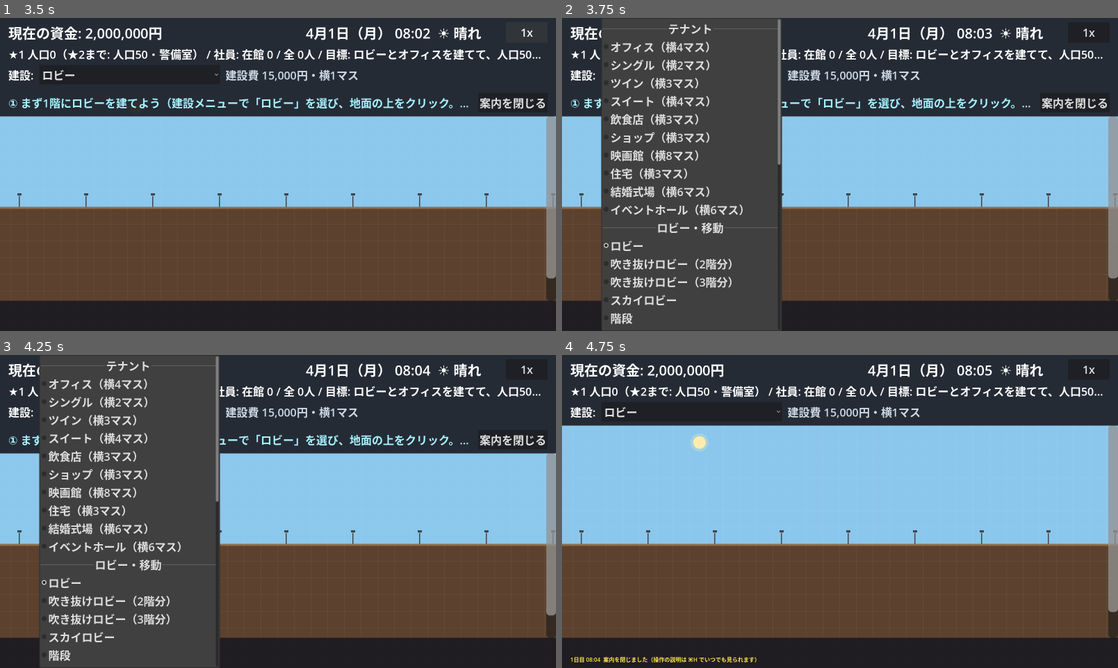
Above: before the commit, frames 1-4 (two rows, left to right).
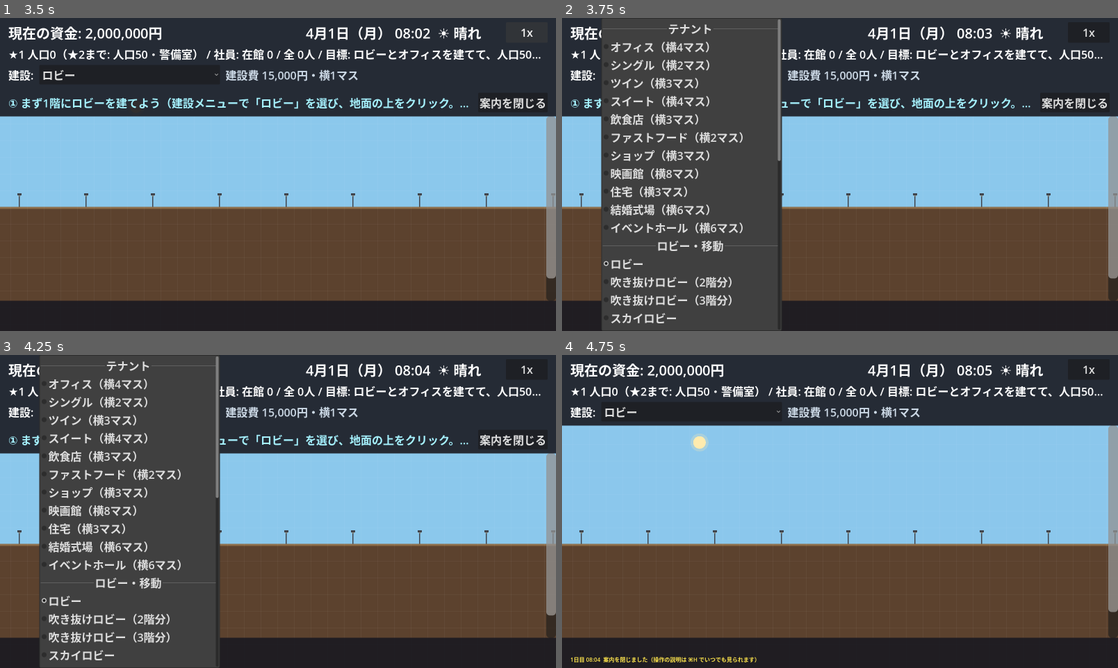
Above: after the commit, the same moments.

Repository: Toshiaki0315/ProjectTower
Game: Godot game, scene res://scenes/main.tscn
The game is run twice, just before and just after one commit, with the same random seed, the same clock (stepped at 60 frames per second) and the same inputs.
Inputs:
- Up to frame 1 (3.5 s): click "はじめから" at 0.5 s; click "1x" at 1.25 s; click "4x" at 2 s; click "16x" at 2.75 s
- Up to frame 2 (3.75 s): click "ロビー" at 3.5 s
- Up to frame 3 (4.25 s): no input
- Up to frame 4 (4.75 s): click "案内を閉じる" at 4.25 s

Frame 1 is identical in both runs. In frame 2, 3.4% of the frame differs, in the area x 7-40%, y 36-98%; in frame 3, 3.4%; in frame 4, nothing differs.

Commit message:
feat: ファストフード（横2マス・食事10分・600円の安くて速い飲食店）
- 横2マス・12万円。食事は10分・600円（飲食店は横3マス・30分・1,000円）
- 社員は昼に飲食店とファストフードのうち一番近い店を選ぶ
- 外からの客（平日3人・休日10人）・騒音・維持費・爆破/火災にも対応
- ゴミの数を「売上÷1,000円」から食事の回数そのもの（meals_by_day）に変更

Co-Authored-By: Claude Opus 5 <noreply@anthropic.com>

Diff:
--- a/scripts/main.gd
+++ b/scripts/main.gd
@@ -48,7 +48,7 @@
 
 # 建設メニューの並び（見出しごとにまとめる）。BUILDINGS に建物を足したら、ここにも入れる
 const MODE_GROUPS := [
-	{"name": "テナント", "modes": ["office", "hotel", "hotel_twin", "hotel_suite", "restaurant", "shop", "cinema", "housing", "wedding", "event_hall"]},
+	{"name": "テナント", "modes": ["office", "hotel", "hotel_twin", "hotel_suite", "restaurant", "fastfood", "shop", "cinema", "housing", "wedding", "event_hall"]},
 	{"name": "ロビー・移動", "modes": ["lobby", "lobby2", "lobby3", "sky_lobby", "stairs", "escalator", "elevator", "express_elevator", "service_elevator", "add_car", "set_home", "service"]},
 	{"name": "設備", "modes": ["housekeeping", "recycling", "security", "medical", "subway", "ramp", "parking", "helipad", "garden"]},
 	{"name": "その他", "modes": ["demolish", "resident"]},
--- a/scripts/systems/buildings.gd
+++ b/scripts/systems/buildings.gd
@@ -15,6 +15,7 @@
 	"hotel_suite": {"name": "スイート", "cost": 500000, "source_id": 11, "width": 4},
 	"housekeeping": {"name": "ハウスキーパー室", "cost": 200000, "source_id": 4, "width": 2},
 	"restaurant": {"name": "飲食店", "cost": 200000, "source_id": 5, "width": 3},
+	"fastfood": {"name": "ファストフード", "cost": 120000, "source_id": 28, "width": 2},
 	"shop": {"name": "ショップ", "cost": 250000, "source_id": 24, "width": 3},
 	"cinema": {"name": "映画館", "cost": 1500000, "source_id": 25, "width": 8, "height": 2},
 	"recycling": {"name": "ゴミ処理場", "cost": 150000, "source_id": 6, "width": 3},
--- a/scripts/systems/commerce_system.gd
+++ b/scripts/systems/commerce_system.gd
@@ -1,9 +1,10 @@
 extends Node
 
 # ---------------------------------------------------
-# 商業施設（飲食店）：オフィスの社員が昼に食事をしに来る。
+# 商業施設（飲食店・ファストフード）：オフィスの社員が昼に食事をしに来る。
+# ファストフードは食事が早くて安い（RESTAURANTS）。社員は経路が一番近い店を選ぶ。
 #   LUNCH_START〜LUNCH_END の間のランダムな時刻に、自分のオフィスにいる社員が
-#   経路が一番近い飲食店へ向かい、EAT_MINUTES 分食事をして、代金 MEAL_PRICE を払ってオフィスへ戻る。
+#   経路が一番近い店へ向かい、店ごとの時間だけ食事をして、代金を払ってオフィスへ戻る。
 #   飲食店は横に何マスかの建物で、店は左端のマスで表す。客は店の中のマスに振り分けて座る。
 # 社員（住人ノード）は commute_system が管理しており、ここでは昼休みの行き来だけを受け持つ。
 # ---------------------------------------------------
@@ -12,15 +13,19 @@
 
 const LUNCH_START := 12 * 60
 const LUNCH_END := 13 * 60
-const EAT_MINUTES := 30.0
-const MEAL_PRICE := 1000
+# 店の種類ごとの、食事にかかる時間（分）と代金
+const RESTAURANTS := {
+	"restaurant": {"minutes": 30.0, "price": 1000}, # 飲食店（ゆっくり）
+	"fastfood": {"minutes": 10.0, "price": 600},    # ファストフード（早い・安い）
+}
 
 var world: Node2D # main.gd
 
 # オフィスのマス（= 社員） -> {lunch_day, phase, restaurant, seat, eat_left}
 #   restaurant: 行く店（左端のマス）  seat: 店の中で座るマス
 var lunches: Dictionary = {}
-var revenue_by_day: Dictionary = {} # 日 -> その日の飲食店の売上
+var revenue_by_day: Dictionary = {} # 日 -> その日の飲食店・ファストフードの売上
+var meals_by_day: Dictionary = {}   # 日 -> その日の食事の数（ゴミの計算に使う）
 
 func setup(p_world: Node2D) -> void:
 	world = p_world
@@ -54,15 +59,16 @@
 							lunch.seat = seat
 							lunch.phase = Phase.GOING
 			Phase.GOING:
-				if world.get_building_type(lunch.restaurant) != "restaurant":
+				if not RESTAURANTS.has(world.get_building_type(lunch.restaurant)):
 					go_back(lunch, resident, office) # 店がなくなった
 				elif resident.cell == lunch.seat and not resident.is_moving():
 					lunch.phase = Phase.EATING
-					lunch.eat_left = EAT_MINUTES
+					lunch.eat_left = RESTAURANTS[world.get_building_type(lunch.restaurant)].minutes
 			Phase.EATING:
 				lunch.eat_left -= minutes
 				if lunch.eat_left <= 0.0:
-					revenue_by_day[day] = revenue_by_day.get(day, 0) + MEAL_PRICE
+					revenue_by_day[day] = revenue_by_day.get(day, 0) + RESTAURANTS[world.get_building_type(lunch.restaurant)].price
+					meals_by_day[day] = meals_by_day.get(day, 0) + 1
 					go_back(lunch, resident, office)
 			Phase.RETURNING:
 				if not resident.is_moving():
@@ -84,13 +90,12 @@
 func find_nearest_restaurant(from: Vector2i):
 	var best = null
 	var best_length := 0
-	for cell: Vector2i in world.find_cells_of_type("restaurant"):
-		if world.building_grid[cell].origin != cell:
-			continue
-		var path: Array[Vector2i] = world.find_path(from, cell)
-		if not path.is_empty() and (best == null or path.size() < best_length):
-			best = cell
-			best_length = path.size()
+	for type in RESTAURANTS:
+		for cell: Vector2i in world.find_units_of_type(type):
+			var path: Array[Vector2i] = world.find_path(from, cell)
+			if not path.is_empty() and (best == null or path.size() < best_length):
+				best = cell
+				best_length = path.size()
 	return best
 
 # 指定した飲食店で食事中の客の数（店のどのマスを指定してもよい）
--- a/scripts/systems/economy_system.gd
+++ b/scripts/systems/economy_system.gd
@@ -30,6 +30,7 @@
 	"service_elevator": 1500,
 	"housekeeping": 10000,
 	"shop": 3000,
+	"fastfood": 2000,
 	"cinema": 20000,
 	"recycling": 5000,
 	"security": 5000,
@@ -86,7 +87,7 @@
 	var hotel: int = world.hotel_system.revenue_by_day.get(day, 0)
 	var food: int = world.commerce_system.revenue_by_day.get(day, 0)
 	var checkouts: int = world.hotel_system.checkouts_by_day.get(day, 0)
-	var meals: int = food / world.commerce_system.MEAL_PRICE
+	var meals: int = world.commerce_system.meals_by_day.get(day, 0)
 	var housing: int = world.housing_system.revenue_by_day.get(day, 0)
 	var event: int = world.event_system.revenue_by_day.get(day, 0)
 	var shop: int = world.visitor_system.revenue_by_day.get(day, 0)
--- a/scripts/systems/incident_system.gd
+++ b/scripts/systems/incident_system.gd
@@ -59,7 +59,7 @@
 const TREASURE_MAX := 1000000      # 1回に見つかる金額の上限
 
 # 爆弾が仕掛けられるテナント
-const TARGET_TYPES := ["office", "hotel", "hotel_twin", "hotel_suite", "housing", "restaurant", "shop", "cinema", "wedding", "event_hall"]
+const TARGET_TYPES := ["office", "hotel", "hotel_twin", "hotel_suite", "housing", "restaurant", "fastfood", "shop", "cinema", "wedding", "event_hall"]
 
 var world: Node2D # main.gd
 
--- a/scripts/systems/noise_system.gd
+++ b/scripts/systems/noise_system.gd
@@ -18,6 +18,7 @@
 	"event_hall": 5,       # イベントホール
 	"wedding": 4,          # 結婚式場
 	"restaurant": 3,       # 飲食店
+	"fastfood": 3,         # ファストフード
 	"shop": 2,             # ショップ
 	"recycling": 4,        # ゴミ処理場
 	"subway": 4,           # 地下鉄駅
--- a/scripts/systems/visitor_system.gd
+++ b/scripts/systems/visitor_system.gd
@@ -21,6 +21,8 @@
 const SHOP_TYPES := {
 	"restaurant": {"price": 1000, "stay": 30.0, "weekday": 2, "holiday": 8, "revenue": "food",
 		"color": Color(1.0, 0.8, 0.5)},  # 飲食店の外からの客（うすいオレンジ）
+	"fastfood": {"price": 600, "stay": 10.0, "weekday": 3, "holiday": 10, "revenue": "food",
+		"color": Color(1.0, 0.75, 0.45)}, # ファストフードの客（オレンジ）
 	"shop": {"price": 1500, "stay": 20.0, "weekday": 3, "holiday": 10, "revenue": "shop",
 		"color": Color(0.95, 0.65, 0.85)}, # ショップの客（ピンク）
 }
@@ -187,6 +189,7 @@
 	match info.revenue:
 		"food":
 			world.commerce_system.revenue_by_day[day] = world.commerce_system.revenue_by_day.get(day, 0) + info.price
+			world.commerce_system.meals_by_day[day] = world.commerce_system.meals_by_day.get(day, 0) + 1
 		"cinema":
 			cinema_revenue_by_day[day] = cinema_revenue_by_day.get(day, 0) + info.price
 			cinema_audience_by_day[day] = cinema_audience_by_day.get(day, 0) + 1
--- a/scripts/view/pixel_art.gd
+++ b/scripts/view/pixel_art.gd
@@ -584,6 +584,24 @@
 		"FFFFFFFFFFFFFFFFFFFFFFFFFFFFFFFFFFFFFFFFFFFFFFFFFFFFFFFFFFFFFFFFFFFFFFFFFFFFFFFFFFFFFFFFFFFFFFFFFFFFFFFFFFFFFFFFFFFFFFFFFFFFFFFF",
 		"KKKKKKKKKKKKKKKKKKKKKKKKKKKKKKKKKKKKKKKKKKKKKKKKKKKKKKKKKKKKKKKKKKKKKKKKKKKKKKKKKKKKKKKKKKKKKKKKKKKKKKKKKKKKKKKKKKKKKKKKKKKKKKKK",
 	],
+	"fastfood": [
+		"KKKKKKKKKKKKKKKKKKKKKKKKKKKKKKKK",
+		"NNNNNNNNNNNNNNNNNNNNNNNNNNNNNNNN",
+		"NNyyyyyyyyyyyyyyyyyyyyyyyyyyyyNN",
+		"NNyyLLyyLLyyLLyyLLyyLLyyLLyyyyNN",
+		"NNNNNNNNNNNNNNNNNNNNNNNNNNNNNNNN",
+		"NNNNNNNNNNNNNNNNNNNNNNNNNNNNNNNN",
+		"NNNNNNNNNNNNNNNNNNNNNNNNNNNNNNNN",
+		"NNNNNNNNNxxNNNNNNxxNNNNNNxxNNNNN",
+		"NNNNNQQQNPPNNQQQNPPNNQQQNPPNNNNN",
+		"NNNNNqqqNPPNNqqqNPPNNqqqNPPNNNNN",
+		"NNNNNQQQNPPNNQQQNPPNNQQQNPPNNNNN",
+		"NnnnnnnnnnnnnnnnnnnnnnnnnnnnnnnN",
+		"NnnnnnnnnnnnnnnnnnnnnnnnnnnnnnnN",
+		"KKKKKKKKKKKKKKKKKKKKKKKKKKKKKKKK",
+		"FFFFFFFFFFFFFFFFFFFFFFFFFFFFFFFF",
+		"KKKKKKKKKKKKKKKKKKKKKKKKKKKKKKKK",
+	],
 	"recycling": [
 		"KKKKKKKKKKKKKKKKKKKKKKKKKKKKKKKKKKKKKKKKKKKKKKKK",
 		"ZZZZZZZZZZZZZZZZZZZZZZZZZZZZZZZZZZZZZZZZZZZZZZZZ",
--- a/scripts/view/ui.gd
+++ b/scripts/view/ui.gd
@@ -239,6 +239,7 @@
 		"　シングル（横2マス）: 1人・2万円・清掃20分 / ツイン（横3マス）: 2人・3.5万円・清掃30分 / スイート（横4マス）: 2人・8万円・清掃45分",
 		"ハウスキーパー室（横2マス）: 清掃員が2人。清掃待ちの部屋を近い順に掃除する",
 		"飲食店（横3マス）: 12〜13時に社員が一番近い店へ昼食に来る（30分、1人1千円の売上）",
+		"ファストフード（横2マス）: 飲食店の小さくて速い版。食事は10分で、1人600円の売上",
 		"住宅（横3マス・3人家族）: 17〜20時に入居者が来て入居（販売収入70万円、1回だけ）。毎朝7〜9時に出かけ、17〜20時に帰る",
 		"ゴミ処理場（横3マス）: 1施設で1日20のゴミを処理。処理しきれないゴミは外部委託で1につき1千円かかる",
 		"　処理が足りない日が続くとビルが汚れ（衛生の悪化）、レベル1につきストレス5ぶん全テナントの評価が下がる",
@@ -440,7 +441,7 @@
 		var room_rating: String = world.tenant_system.get_room_rating_text(cell)
 		text += "（%s%s・%s）" % [world.hotel_system.get_room_state_text(cell), "・" + room_rating if room_rating != "" else "",
 			world.noise_system.get_noise_text(cell)]
-	elif type == "restaurant":
+	elif type == "restaurant" or type == "fastfood":
 		text += "（客 %d人）" % (world.commerce_system.count_eating_at(cell) + world.visitor_system.count_at_shop(cell))
 	elif type == "shop":
 		text += "（客 %d人）" % world.visitor_system.count_at_shop(cell)
--- a/tests/screenshot_test.gd
+++ b/tests/screenshot_test.gd
@@ -40,7 +40,7 @@
 	var shard_index := (int(shard.split("/")[0]) - 1) if shard.contains("/") else 0
 	var shard_count := int(shard.split("/")[1]) if shard.contains("/") else 1
 	var scenario_index := -1
-	for scenario in [run_empty_start_scenario, run_build_scenar …(1311 unchanged characters)… un_effects_scenario, run_garden_scenario]:
+	for scenario in [run_empty_start_scenario, run_build_scenar …(1311 unchanged characters)… un_effects_scenario, run_garden_scenario, run_fastfood_scenario]:
 		scenario_index += 1
 		if scenario_index % shard_count != shard_index:
 			continue # ほかの組が受け持つシナリオ
@@ -3845,3 +3845,58 @@
 func wait_frames(n: int) -> void:
 	for i in n:
 		await process_frame
+
+# シナリオ62: ファストフード（早くて安い店）
+# 2階に「ファストフード｜オフィス｜オフィス｜飲食店」と並べて、
+# 社員がそれぞれ近い方の店で食事をすることを確かめる。
+# ---------------------------------------------------
+func run_fastfood_scenario() -> bool:
+	print("[シナリオ] ファストフード")
+	main.clear_world()
+	main.funds = 10000000
+	var commerce = main.commerce_system
+	# 足場: 1階のロビーと、2階へ上がるエレベーター
+	build_support(cells_row(18, 9, 24), "lobby")
+	build_support([Vector2i(8, 18), Vector2i(8, 17)], "elevator")
+	var fastfood := Vector2i(9, 17)    # 2階の左（x=9〜10）
+	var restaurant := Vector2i(19, 17) # 2階の右（x=19〜21）
+
+	await choose_mode("fastfood")
+	await click_cell(fastfood, MOUSE_BUTTON_LEFT)
+	check(main.get_building_type(fastfood) == "fastfood", "ファストフードを建てられる（12万円）")
+	check(main.funds == 10000000 - 120000, "ファストフードの建設費12万円がかかる")
+	check(main.get_building_type(Vector2i(10, 17)) == "fastfood", "ファストフードは横2マス")
+	check(main.get_building_type(Vector2i(11, 17)) == "", "ファストフードは3マス目までは使わない")
+	check(commerce.RESTAURANTS["fastfood"].minutes < commerce.RESTAURANTS["restaurant"].minutes, "ファストフードの食事は飲食店より短い")
+	check(commerce.RESTAURANTS["fastfood"].price < commerce.RESTAURANTS["restaurant"].price, "ファストフードの代金は飲食店より安い")
+
+	await choose_mode("restaurant")
+	await click_cell(restaurant, MOUSE_BUTTON_LEFT)
+	await choose_mode("office")
+	await click_cell(Vector2i(11, 17), MOUSE_BUTTON_LEFT) # 左のオフィス（x=11〜14。ファストフードが近い）
+	await click_cell(Vector2i(15, 17), MOUSE_BUTTON_LEFT) # 右のオフィス（x=15〜18。飲食店が近い）
+	main.funds = 10000000
+
+	# 出勤させてから昼休みへ
+	main.clock.set_time(1, 7, 59)
+	main.clock.set_process(true)
+	Engine.time_scale = 16.0
+	await wait_until(func(): return main.commute_system.count_at_office() == 8, 30.0)
+	main.clock.set_time(1, 11, 59)
+	var ate := {"fastfood": 0, "restaurant": 0}
+	await wait_until(func():
+		ate.fastfood = maxi(ate.fastfood, commerce.count_eating_at(fastfood))
+		ate.restaurant = maxi(ate.restaurant, commerce.count_eating_at(restaurant))
+		return main.clock.minute_of_day() >= 13 * 60, 30.0)
+	focus_camera(Vector2i(15, 17))
+	await wait_frames(2)
+	await capture("fastfood_01_lunch")
+	check(ate.fastfood > 0, "社員はファストフードで食事をする")
+	check(ate.restaurant > 0, "飲食店が近い社員は飲食店へ行く")
+	await hover_cell(fastfood)
+	check(main.hover_label.text.contains("ファストフード（客 "), "カーソルを合わせると店にいる客の数が出る")
+	await wait_until(func(): return main.clock.minute_of_day() >= 15 * 60, 30.0)
+	Engine.time_scale = 1.0
+	main.clock.set_process(false)
+	check(commerce.revenue_by_day.get(1, 0) > 0, "ファストフードの売上が飲食の売上に入る")
+	return true
--- a/tools/generate_readme_images.gd
+++ b/tools/generate_readme_images.gd
@@ -77,6 +77,7 @@
 		"event": EventSystem.EVENT_TYPES.event_hall.color,   # イベントの来客
 		"parking": ParkingSystem.VISITOR_COLOR,              # 車で来たお客さん
 		"restaurant_customer": VisitorSystem.SHOP_TYPES.restaurant.color, # 飲食店の外からの客
+		"fastfood_customer": VisitorSystem.SHOP_TYPES.fastfood.color,     # ファストフードの外からの客
 		"shop_customer": VisitorSystem.SHOP_TYPES.shop.color,             # ショップのお客さん
 		"cinema_customer": VisitorSystem.CINEMA.color,                    # 映画のお客さん
 		"selected": Color(1.0, 0.85, 0.1),                   # 選択中（住人モード）
@@ -149,6 +150,7 @@
 	build(m, "security", [Vector2i(16, 16)])
 	build(m, "medical", [Vector2i(9, 15)])
 	build(m, "recycling", [Vector2i(12, 15)])
+	build(m, "fastfood", [Vector2i(15, 15)])
 	build(m, "wedding", [Vector2i(9, 14)])
 	build(m, "subway", [Vector2i(9, 19)])
 	m.select_mode("office")
Binary file added: docs/images/buildings/fastfood.png
Binary file added: docs/images/people/fastfood_customer.png
Binary file changed: docs/images/screenshots/day.png
Binary file changed: docs/images/screenshots/night.png
Not shown, changed: README.md
Not shown, changed: Tasks.md
Not shown, changed: docs/Game_Spec.md
